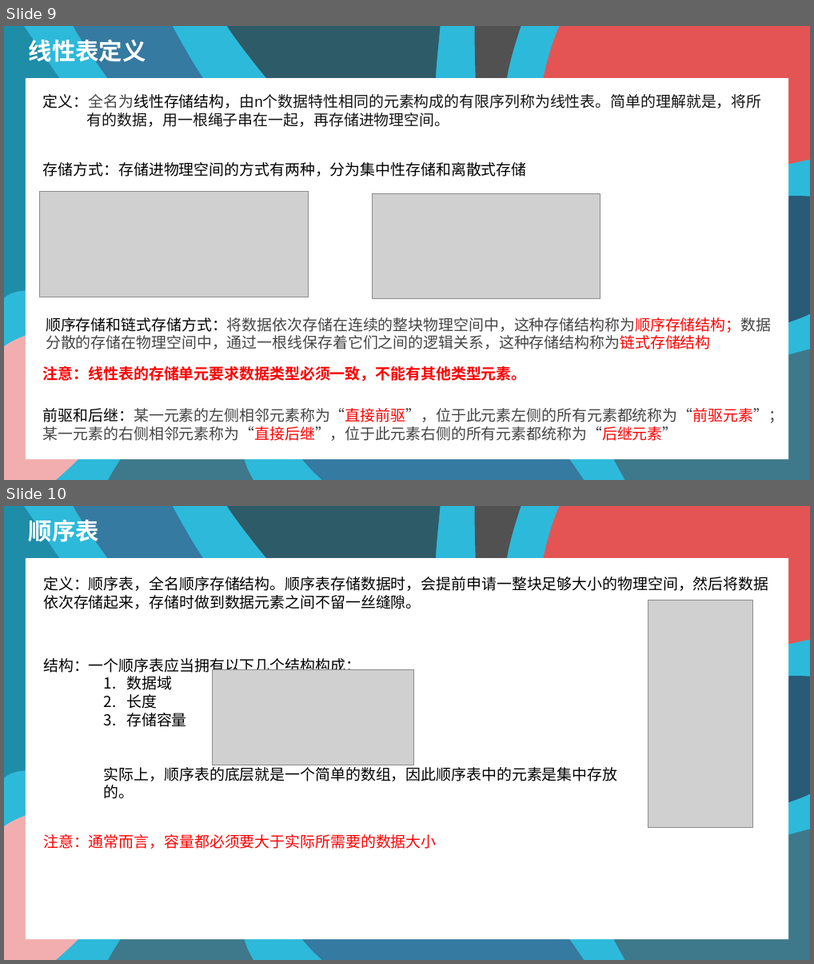
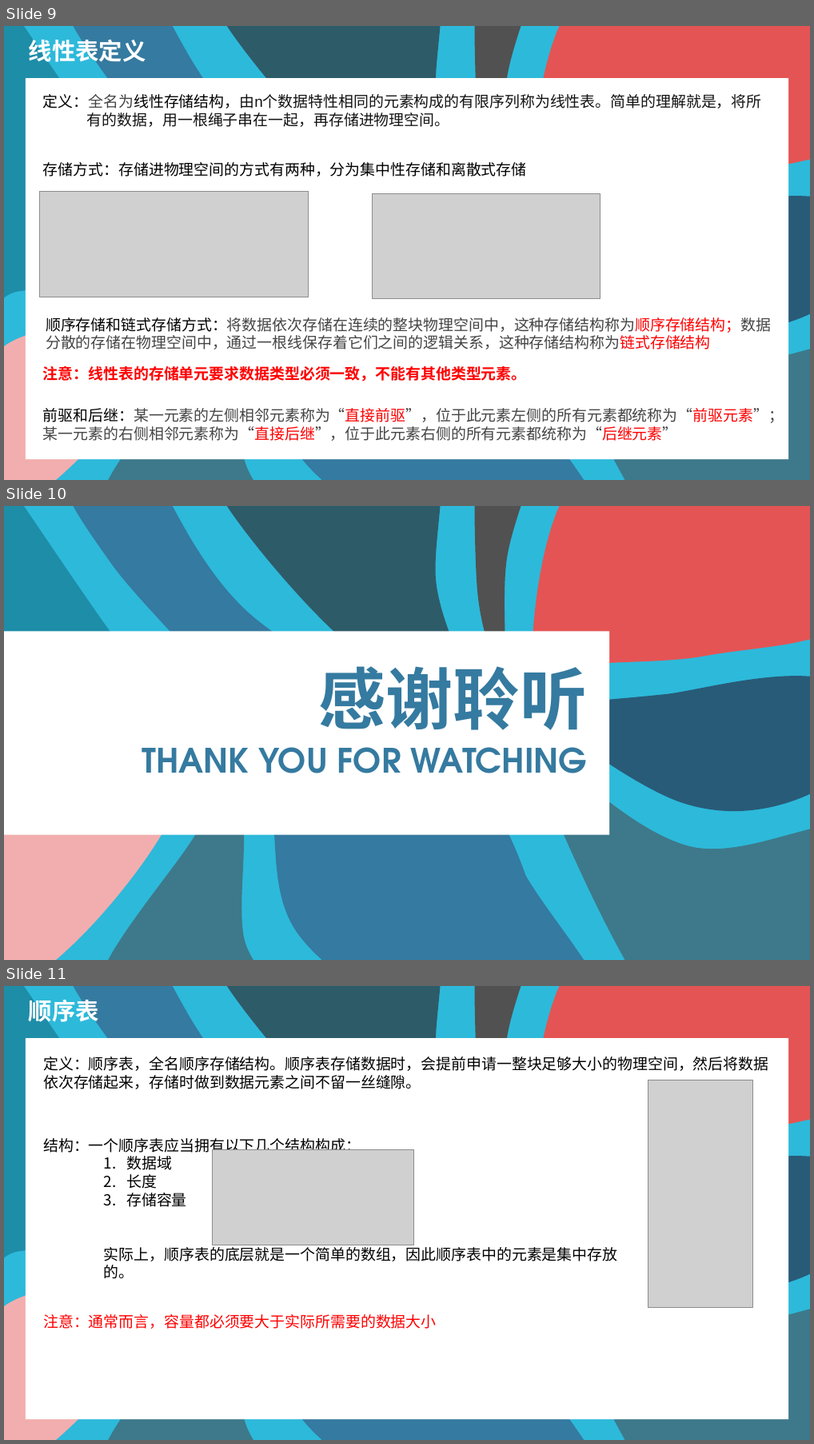
Before and after one commit to StevenEco/ComputerScience, a slide deck: PPT/Data Structure.pptx. Shown one above the other, each under a label of ours: slides 9 and 10 before the commit, slides 9, 10 and 11 after it. The pictures are 814x964 and 814x1444 pixels, drawn with LibreOffice and Linux fonts; fonts in the diff are those of the drawing; grey boxes stand for pictures. Boxes give left, top, right and bottom in pixels: in the first picture for what was removed or moved away, otherwise in the second. Text is boxed around its words. In the diff, an @@ line names an element or a change of style, - is before the commit and + after.

Commit message:
update ppt
update ppt

```diff
--- a/PPT/Data Structure.pptx
+++ b/PPT/Data Structure.pptx
@@ slide 10 added at box(4, 506, 810, 960), background #2DB9DA; not listed: 9 template elements that a slide beside it also shows @@
@@ rectangle added at box(4, 632, 610, 835), fill #FFFFFF @@
@@ text added at box(318, 666, 587, 730), 80 pt, text #357AA0, bold @@
+感谢聆听
@@ text added at box(142, 747, 587, 773), 40 pt, text #357AA0, bold @@
+THANK YOU FOR WATCHING
@@ what was slide 10 is now slide 11 @@
```
Also in this commit, not shown: 2 other slides added.
